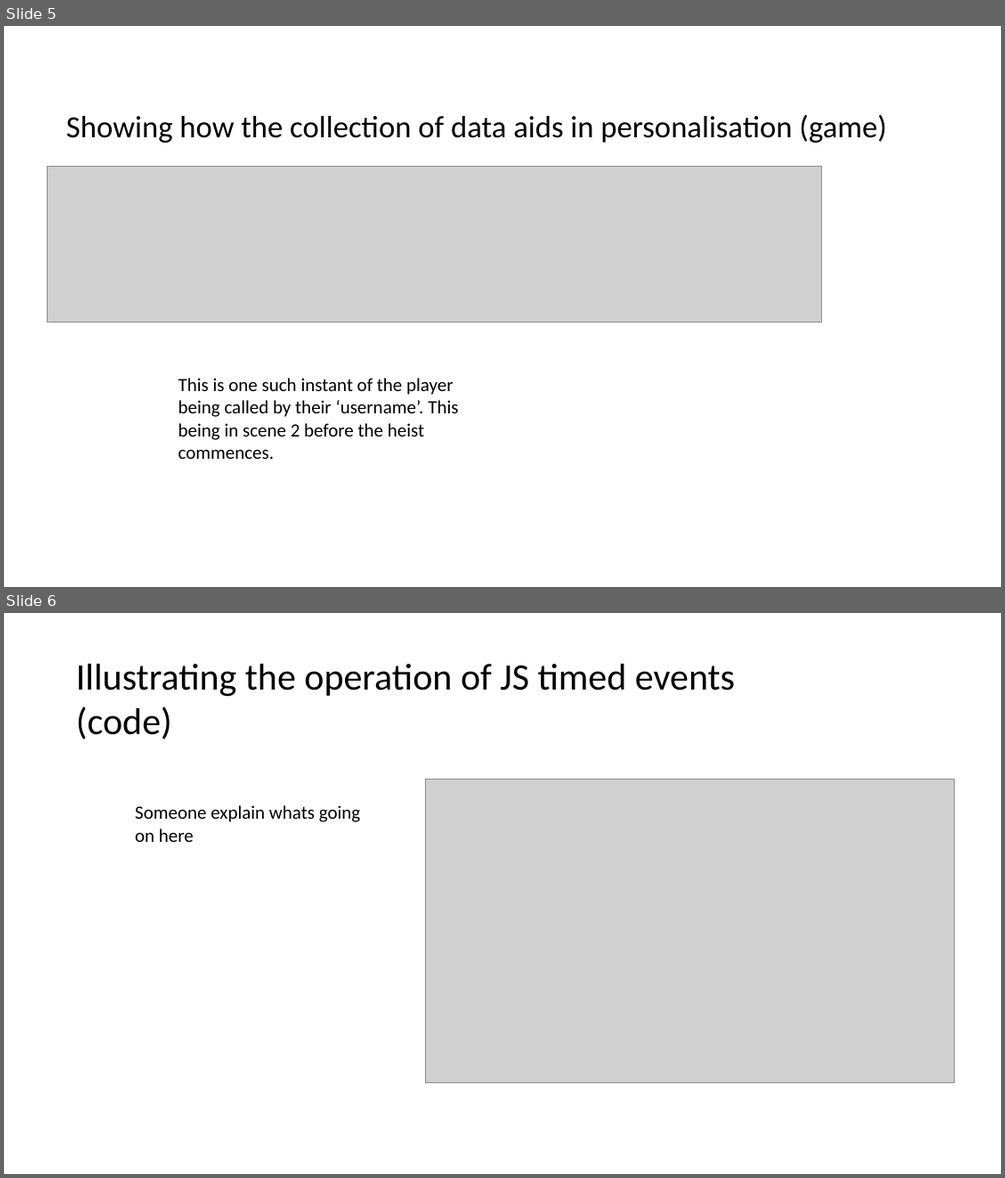
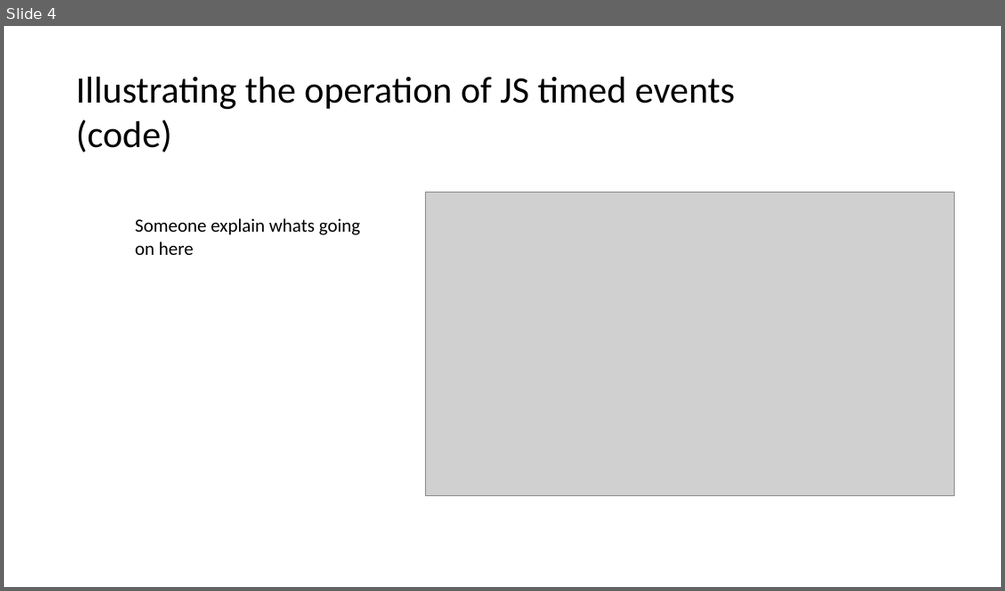
Before and after one commit to t-walk161/CSC1030GroupProject, a slide deck: Pages/TheSlackJobPP.pptx. Shown one above the other, each under a label of ours: slides 5 and 6 before the commit, slide 4 after it. The pictures are 1005x1178 and 1005x591 pixels, drawn with LibreOffice and Linux fonts; fonts in the diff are those of the drawing; grey boxes stand for pictures. Boxes give left, top, right and bottom in pixels: in the first picture for what was removed or moved away, otherwise in the second. Text is boxed around its words. In the diff, an @@ line names an element or a change of style, - is before the commit and + after.

```diff
--- a/Pages/TheSlackJobPP.pptx
+++ b/Pages/TheSlackJobPP.pptx
@@ slide 5 removed at (4, 26, 1001, 587), background #FFFFFF @@
@@ text removed at (66, 115, 886, 143) @@
-Showing how the collection of data aids in personalisation (game)
@@ picture removed at (48, 167, 821, 322) @@
@@ text removed at (178, 378, 458, 459) @@
-This is one such instant of the player being called by their ‘username’. This being in scene 2 before the heist commences.
@@ what was slide 6 is now slide 4 @@
```
Also in this commit, not shown: 2 slides changed, 1 slide added, 2 other slides removed.
